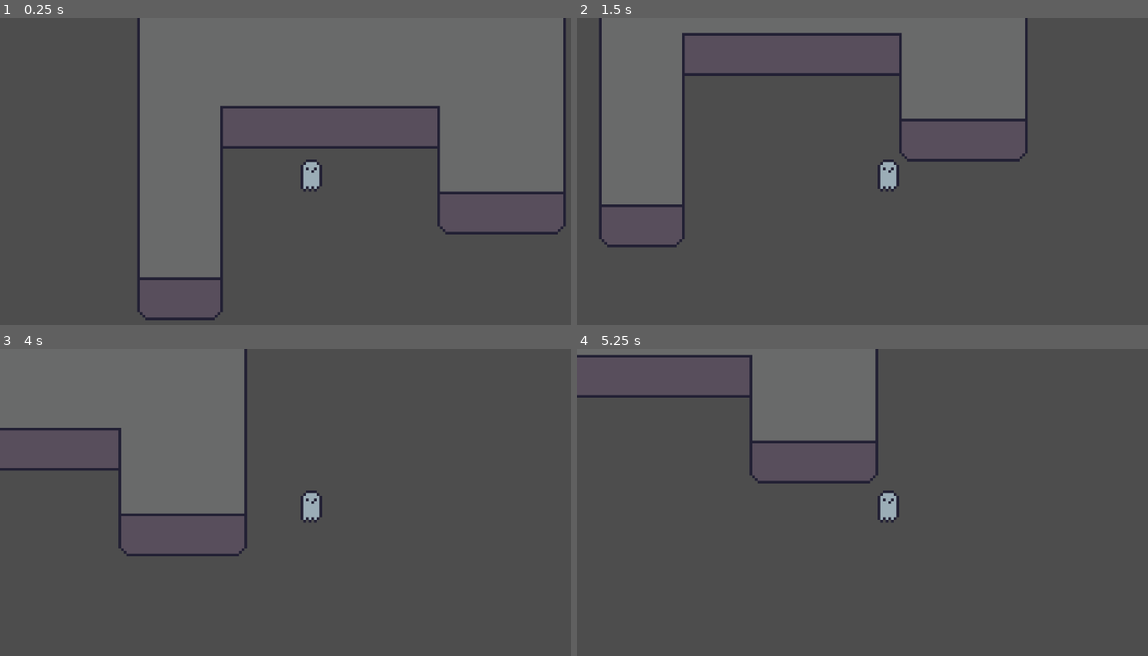
Above: before the commit, frames 1-4 (two rows, left to right).
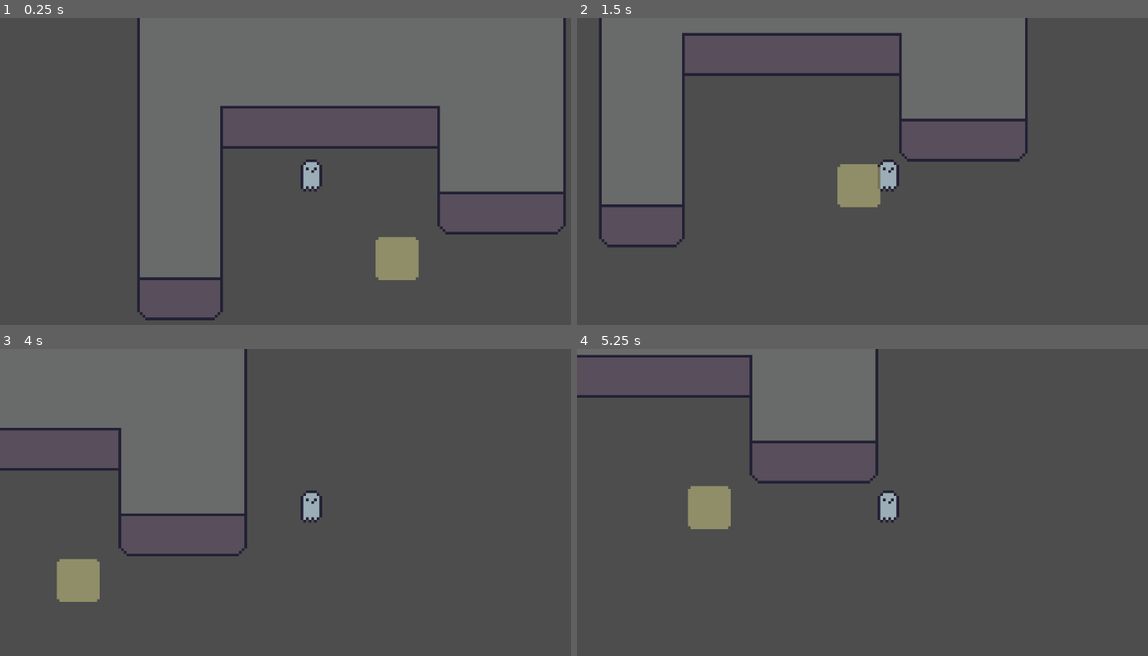
Above: after the commit, the same moments.

Repository: Oblitiel/Geist
Game: Godot game, scene res://Levels/test_level.tscn
Same seed, same stepped clock (60 frames per second), same inputs: the game is played once before the commit and once after it.
Inputs:
- Up to frame 1 (0.25 s): no input
- Up to frame 2 (1.5 s): tap Enter at 0.5 s; hold D (right) 0.53-1.28 s; tap Space at 1.25 s; hold S (down) from 1.28 s (still down)
- Up to frame 3 (4 s): release S (down) at 2.03 s; hold D (right) 2.03-2.78 s; tap Enter at 2.75 s; hold W (up) 2.78-3.53 s; hold A (left) from 3.53 s (still down)
- Up to frame 4 (5.25 s): tap Space at 5 s; release A (left) at 5.03 s; hold S (down) from 5.03 s (still down)

The runs differ from the first frame. In frame 1, 1.0% of the frame differs, in the area x 65-74%, y 71-86%; in frame 2, 1.1%, in the area x 45-54%, y 47-62%; in frame 3, 1.0%; in frame 4, 1.0%.

Commit message:
Arregle cosillas

Diff:
--- a/Levels/test_level.tscn
+++ b/Levels/test_level.tscn
@@ -1,8 +1,10 @@
-[gd_scene load_steps=7 format=4 uid="uid://wm1rhh1g0mdr"]
+[gd_scene load_steps=9 format=4 uid="uid://wm1rhh1g0mdr"]
 
 [ext_resource type="PackedScene" uid="uid://dfwjwkmcgru0k" path="res://actors/player/geist/geist.tscn" id="1_p027j"]
 [ext_resource type="Texture2D" uid="uid://ub4qtmc3de4u" path="res://assets/muro.png" id="2_qf168"]
 [ext_resource type="Texture2D" uid="uid://dyjj85f6prhic" path="res://assets/suelo.png" id="3_q5b11"]
+[ext_resource type="PackedScene" uid="uid://doohe2m0rmkqe" path="res://actors/checkpoint/checkpoint.tscn" id="4_o6mel"]
+[ext_resource type="PackedScene" uid="uid://os8clulonheb" path="res://actors/light/light.tscn" id="5_e7anx"]
 
 [sub_resource type="TileSetAtlasSource" id="TileSetAtlasSource_8385k"]
 texture = ExtResource("2_qf168")
@@ -57,3 +59,12 @@
 y_sort_enabled = true
 tile_map_data = PackedByteArray("AAD+//7/AAABAAIAAAD///7/AAABAAIAAAAAAP7/AAABAAIAAAABAP7/AAABAAIAAAACAP7/AAABAAIAAAADAP …(784 unchanged characters)…
 tile_set = SubResource("TileSet_wcm1f")
+
+[node name="checkpoint" parent="." instance=ExtResource("4_o6mel")]
+position = Vector2(0, -1)
+
+[node name="luz" parent="." instance=ExtResource("5_e7anx")]
+position = Vector2(33, 25)
+
+[node name="checkpoint2" parent="." instance=ExtResource("4_o6mel")]
+position = Vector2(-3, 51)
--- a/actors/checkpoint/checkpoint.gd
+++ b/actors/checkpoint/checkpoint.gd
@@ -1,9 +1,5 @@
 extends Area2D
 class_name Checkpoint
-
-
-func _ready():
-	connect("body_entered", _on_body_entered)
 
 ## Al entrar un cuerpo en el area, si es el jugador cambia su posicion de reaparicion a la del area
 func _on_body_entered(body):
--- a/actors/light/light.gd
+++ b/actors/light/light.gd
@@ -1,8 +1,4 @@
 extends Area2D
-
-
-func _ready():
-	connect("body_entered", _on_body_entered)
 
 ##Al estrar un cuerpo en el area, si es el fantasma se muere
 func _on_body_entered(body):
--- /dev/null
+++ b/objects/clue.tscn
@@ -0,0 +1,10 @@
+[gd_scene load_steps=2 format=3 uid="uid://de72hxiq6b4sk"]
+
+[sub_resource type="RectangleShape2D" id="RectangleShape2D_dmbcx"]
+
+[node name="Area2D" type="Area2D"]
+
+[node name="Sprite2D" type="Sprite2D" parent="."]
+
+[node name="CollisionShape2D" type="CollisionShape2D" parent="."]
+shape = SubResource("RectangleShape2D_dmbcx")
